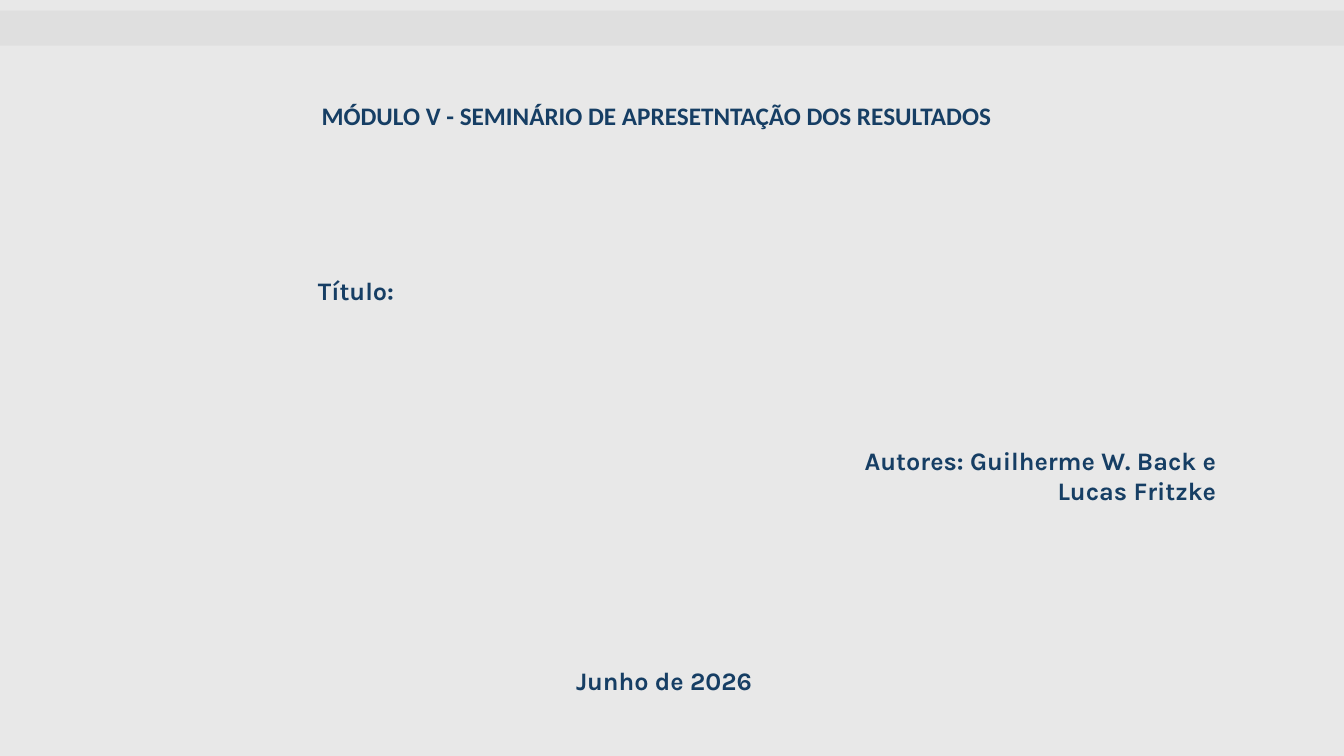
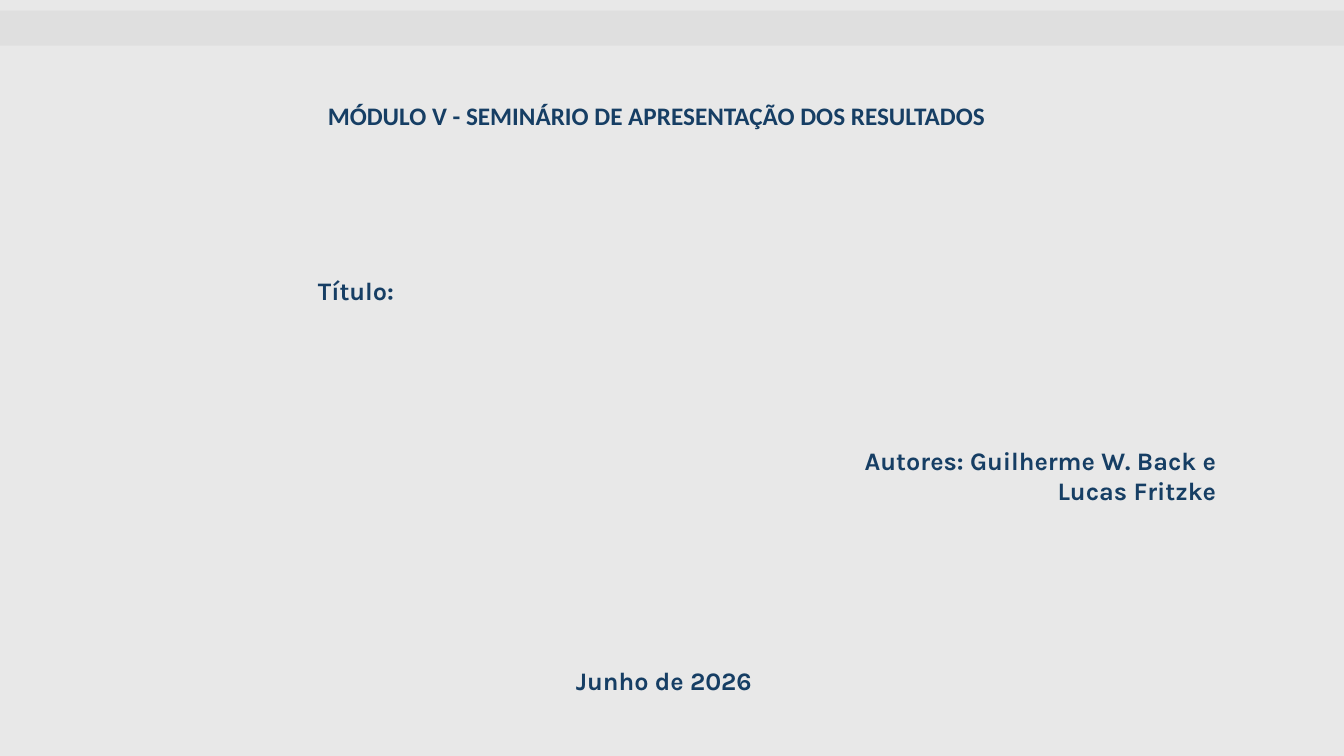
Before and after one commit to mattedi/Simulacao-2026, a slide deck: slide 1 of GuilhermeBackLucasFritzke/Template_Semnario_Grupo_Guilherme_Lucas_V5.pptx. Drawn at 1344x756 pixels with LibreOffice and Linux fonts; fonts in the diff are those of the drawing; background and template pictures are left out. Boxes give left, top, right and bottom in pixels: in the first picture for what was removed or moved away, otherwise in the second. Text is boxed around its words. In the diff, an @@ line names an element or a change of style, - is before the commit and + after.

```diff
--- a/GuilhermeBackLucasFritzke/Template_Semnario_Grupo_Guilherme_Lucas_V5.pptx
+++ b/GuilhermeBackLucasFritzke/Template_Semnario_Grupo_Guilherme_Lucas_V5.pptx
@@ text at box(328, 104, 985, 130): text changed @@
-MÓDULO V - SEMINÁRIO DE APRESETNTAÇÃO DOS RESULTADOS
+MÓDULO V - SEMINÁRIO DE APRESENTAÇÃO DOS RESULTADOS
```
Also in this commit, not shown: 1 other slide changed, 3 slides added, 1 slide removed, 1 other file.
